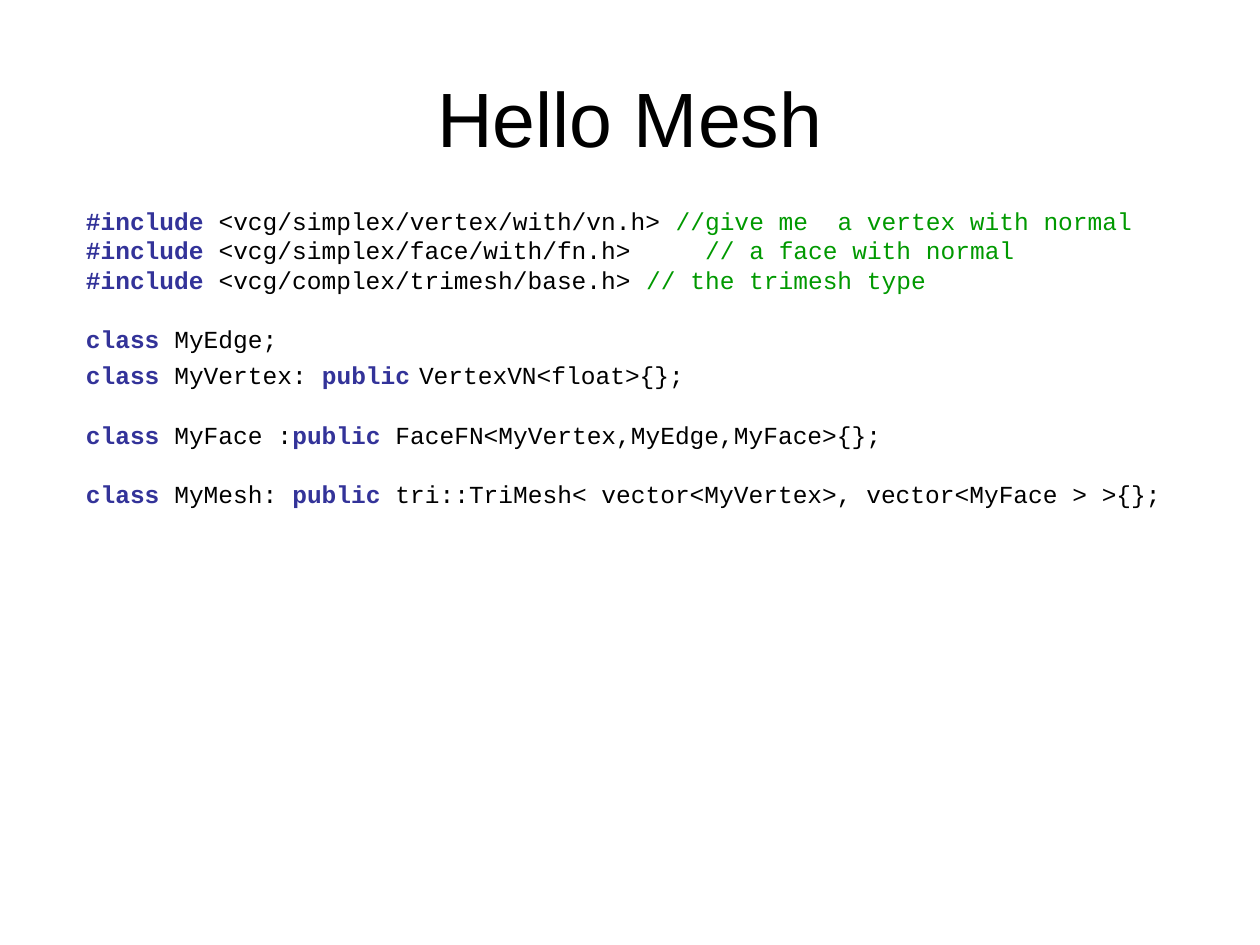
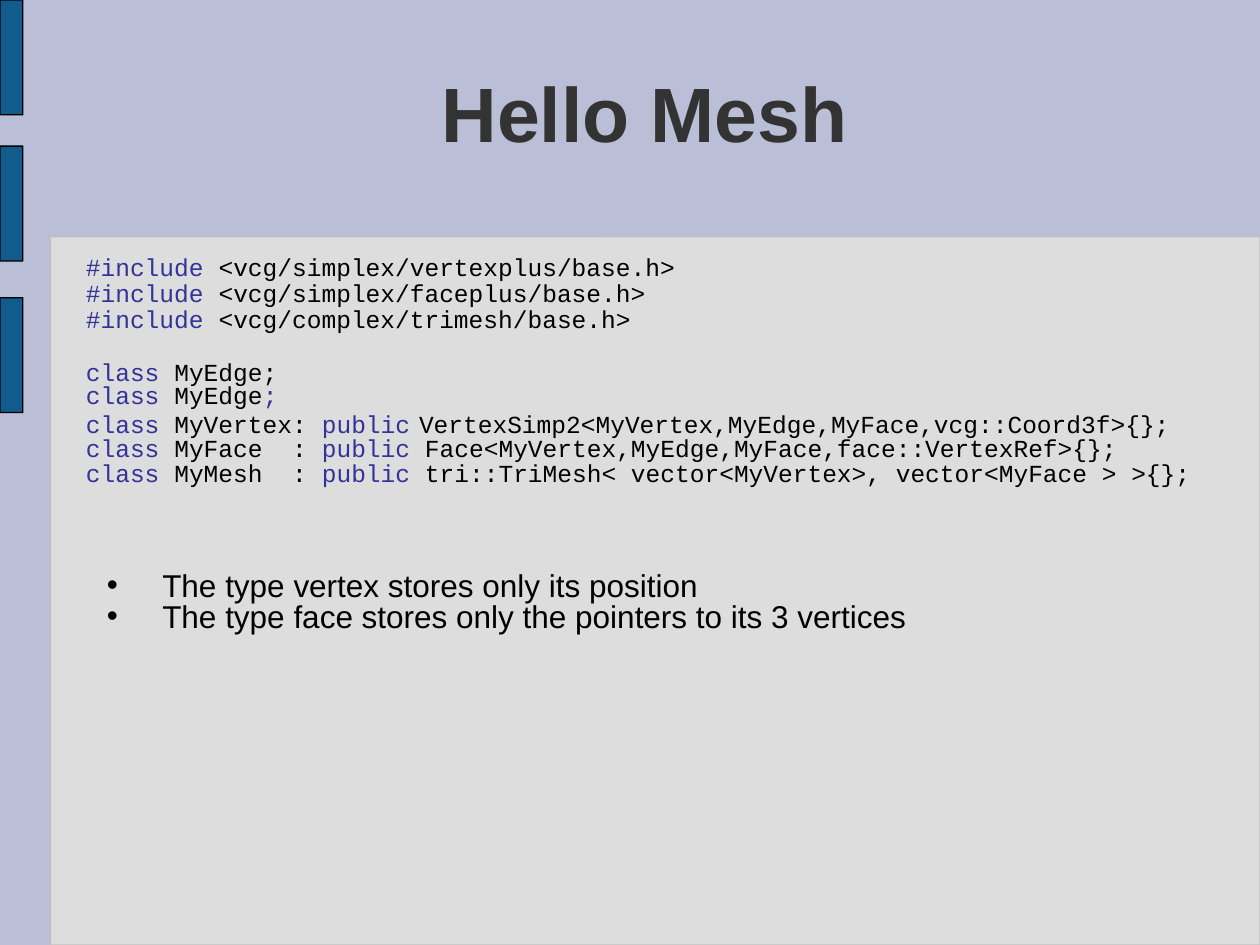
Before and after one commit to prototypable/vcglib, a slide deck: slide 10 of docs/introduction to vcg.ppt (slide 19 before the commit). Drawn at 1260x945 pixels with LibreOffice and Linux fonts; fonts in the diff are those of the drawing. Boxes give left, top, right and bottom in pixels: in the first picture for what was removed or moved away, otherwise in the second. Text is boxed around its words. In the diff, an @@ line names an element or a change of style, - is before the commit and + after.

```diff
--- a/docs/introduction to vcg.ppt
+++ b/docs/introduction to vcg.ppt
@@ background #FFFFFF to #BABED6 @@
@@ freeform shape added at (0, 0, 23, 115), fill #125C8D, outline #000000 0.74 pt @@
@@ title "Hello Mesh" at (441, 86, 848, 143): text colour #000000 to #333333, bold on; indent changed; line spacing 1 to 0.93 @@
@@ freeform shape added at (0, 146, 23, 261), fill #125C8D, outline #000000 0.74 pt @@
@@ rounded rectangle added at (50, 237, 1260, 945), fill #DDDDDD, outline #C0C0C0 0.74 pt @@
@@ text "#include <vcg/simplex/vertexplus/base.h>": place and size @@
-text "#include <vcg/simplex/vertexplus/base.h>" at (86, 212, 1132, 508)
+text "#include <vcg/simplex/vertexplus/base.h>" at (86, 258, 1169, 487)
@@ text at (86, 258, 675, 333): text changed @@
-#include <vcg/simplex/vertex/with/vn.h> //give me a vertex with normal
-#include <vcg/simplex/face/with/fn.h> // a face with normal
-#include <vcg/complex/trimesh/base.h> // the trimesh type
+#include <vcg/simplex/vertexplus/base.h>
+#include <vcg/simplex/faceplus/base.h>
+#include <vcg/complex/trimesh/base.h>
@@ freeform shape added at (0, 297, 23, 412), fill #125C8D, outline #000000 0.74 pt @@
@@ text at (86, 386, 1169, 487): text changed @@
-class MyVertex: public VertexVN<float>{};
-class MyFace :public FaceFN<MyVertex,MyEdge,MyFace>{};
-class MyMesh: public tri::TriMesh< vector<MyVertex>, vector<MyFace > >{};
+class MyEdge;
+class MyVertex: public VertexSimp2<MyVertex,MyEdge,MyFace,vcg::Coord3f>{};
+class MyFace : public Face<MyVertex,MyEdge,MyFace,face::VertexRef>{};
+class MyMesh : public tri::TriMesh< vector<MyVertex>, vector<MyFace > >{};
@@ text at (86, 363, 277, 389): bold off in "class"; line spacing 1 to 0.89 @@
@@ text added at (162, 574, 905, 634), 18 pt, text #000000 @@
+• The type vertex stores only its position
+• The type face stores only the pointers to its 3 vertices
```
Also in this commit, not shown: 12 other slides changed, 15 slides added, 18 slides removed.
